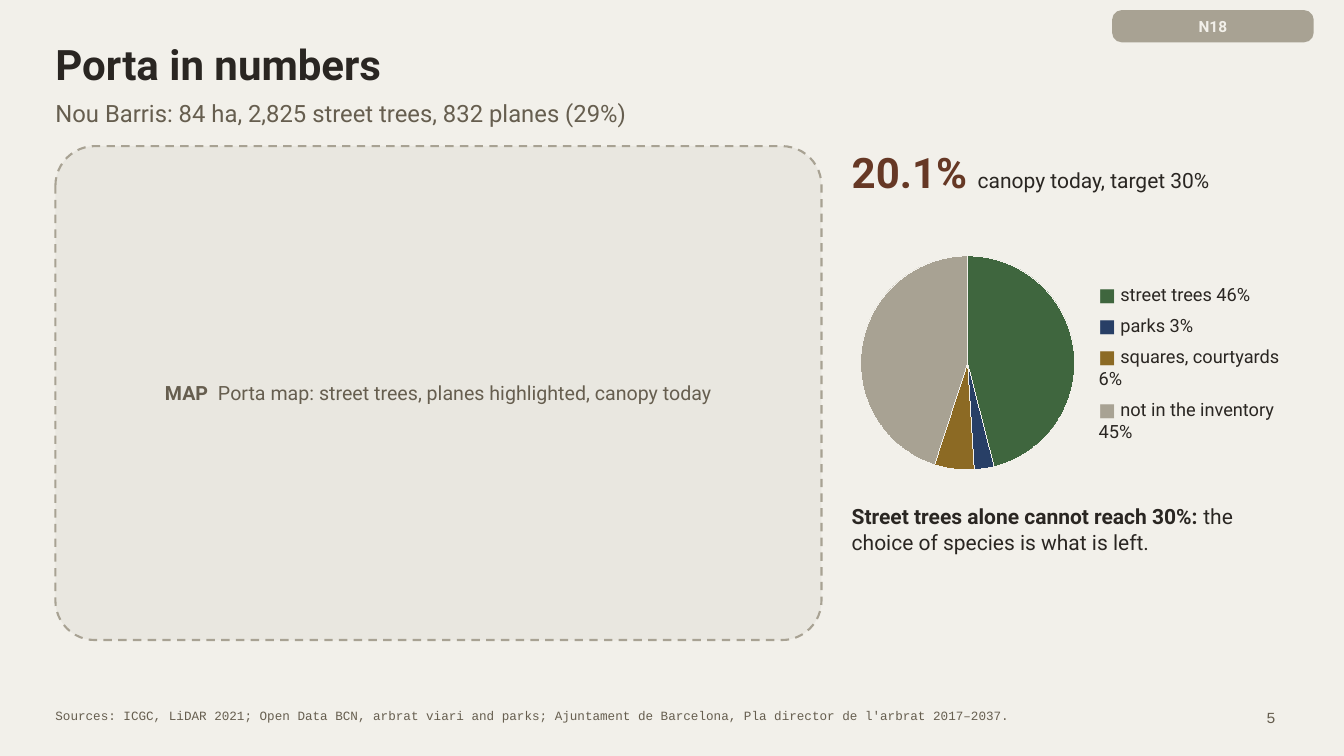
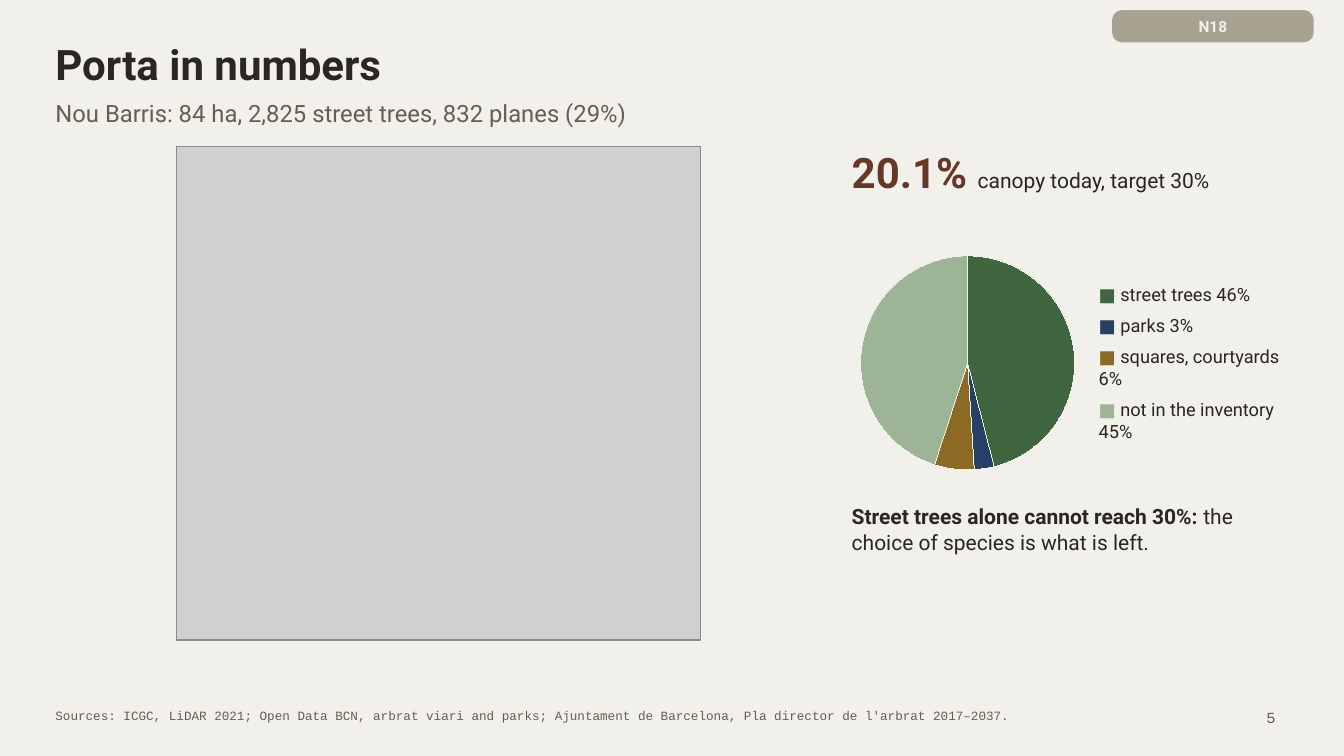
Before and after one commit to giofox96/shade-and-sponge, a slide deck: slide 5 of slides/final/shade_and_sponge_final_new.pptx. Drawn at 1344x756 pixels with LibreOffice and Linux fonts; fonts in the diff are those of the drawing; grey boxes stand for pictures. Boxes give left, top, right and bottom in pixels: in the first picture for what was removed or moved away, otherwise in the second. Text is boxed around its words. In the diff, an @@ line names an element or a change of style, - is before the commit and + after.

```diff
--- a/slides/final/shade_and_sponge_final_new.pptx
+++ b/slides/final/shade_and_sponge_final_new.pptx
@@ rounded rectangle removed at (55, 146, 822, 640) @@
@@ picture added at (176, 146, 701, 640) @@
@@ pie chart at (847, 242, 1089, 484) @@
@@ colours of single points changed @@
@@ text removed at (165, 385, 711, 404) @@
-MAP Porta map: street trees, planes highlighted, canopy today
@@ text at (1099, 402, 1274, 438): text colour #A8A293 to #9DB596 in "■" @@
```
Also in this commit, not shown: 6 other slides changed, 3 slides added, 14 other files.
